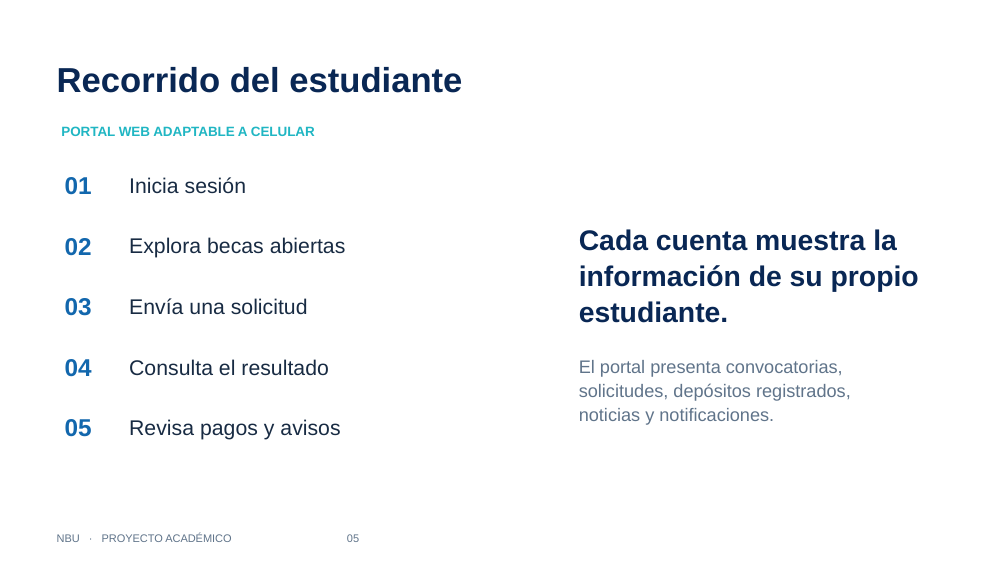
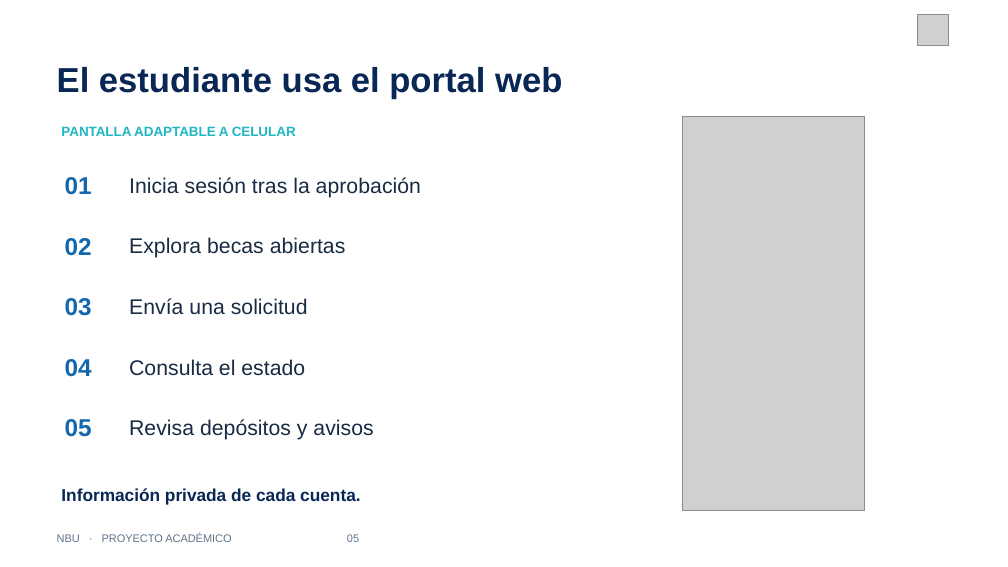
Before and after one commit to maltescharlie-max/NBU, a slide deck: slide 5 of entregables/Presentacion-NBU.pptx. Drawn at 1008x567 pixels with LibreOffice and Linux fonts; fonts in the diff are those of the drawing; grey boxes stand for pictures. Boxes give left, top, right and bottom in pixels: in the first picture for what was removed or moved away, otherwise in the second. Text is boxed around its words. In the diff, an @@ line names an element or a change of style, - is before the commit and + after.

```diff
--- a/entregables/Presentacion-NBU.pptx
+++ b/entregables/Presentacion-NBU.pptx
@@ picture added at (918,14,950,46) @@
@@ text at (57,67,562,99): text changed @@
-Recorrido del estudiante
+El estudiante usa el portal web
@@ picture added at (683,116,865,510) @@
@@ text at (61,126,296,136): text changed @@
-PORTAL WEB ADAPTABLE A CELULAR
+PANTALLA ADAPTABLE A CELULAR
@@ text at (129,177,421,198): text changed @@
-Inicia sesión
+Inicia sesión tras la aprobación
@@ text removed at (579,229,919,323) @@
-Cada cuenta muestra la información de su propio estudiante.
@@ text at (129,359,305,376): text changed @@
-Consulta el resultado
+Consulta el estado
@@ text removed at (579,360,851,425) @@
-El portal presenta convocatorias, solicitudes, depósitos registrados, noticias y notificaciones.
@@ text at (129,419,373,440): text changed @@
-Revisa pagos y avisos
+Revisa depósitos y avisos
@@ text added at (61,488,360,504), 16.5 pt, text #092754, bold @@
+Información privada de cada cuenta.
```
Also in this commit, not shown: 6 other slides changed, 1 slide added, 1 slide removed, 13 other files.
